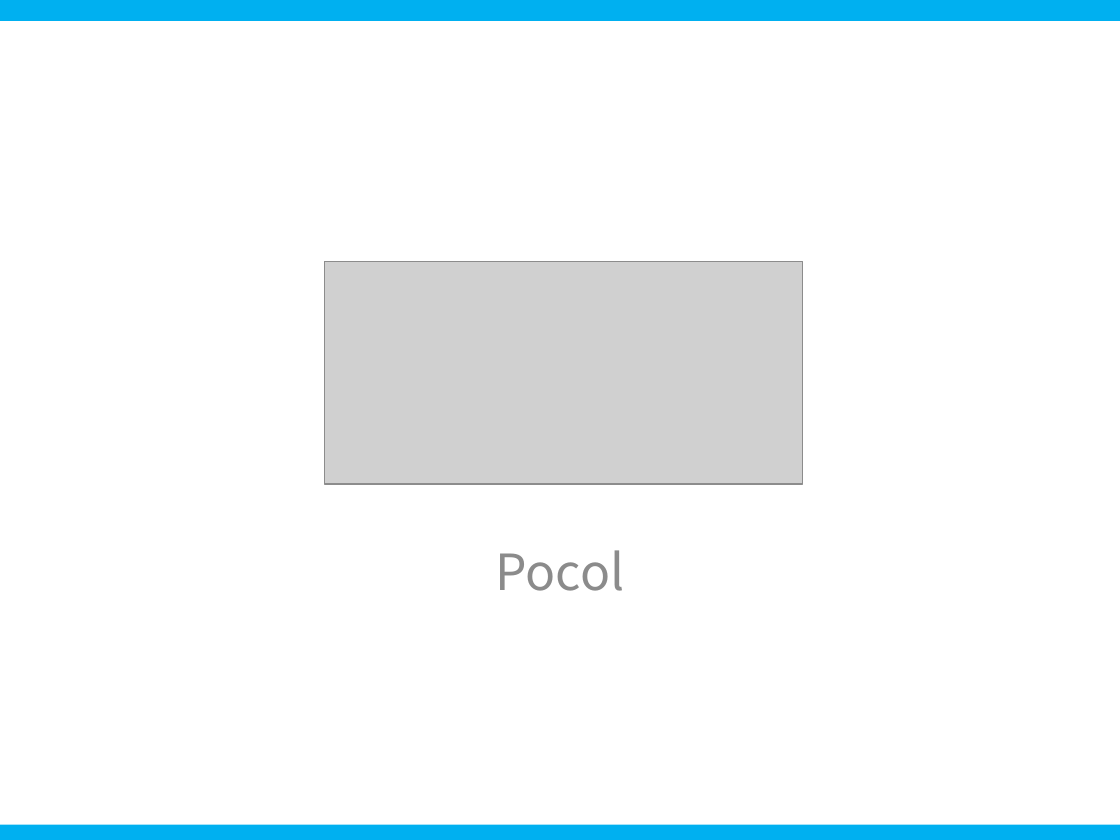
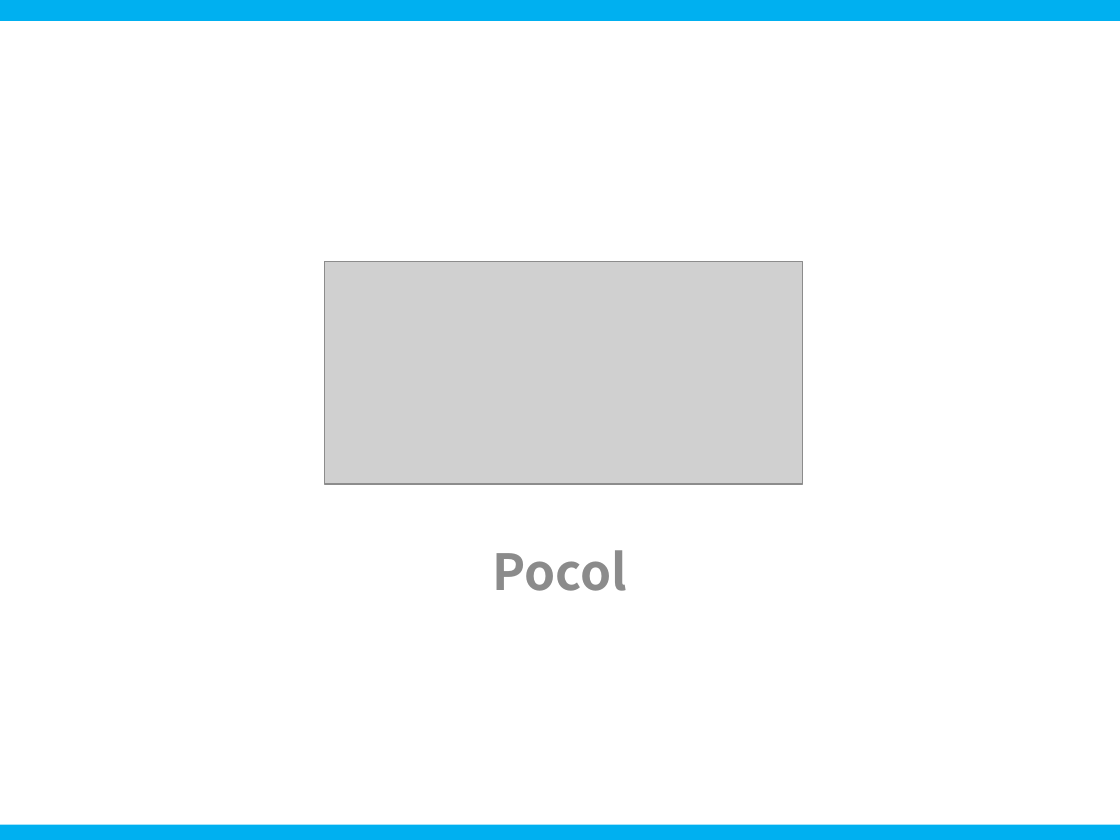
Before and after one commit to ProjectAsura/Salty, a slide deck: slide 1 of etc/salty.pptx. Drawn at 1120x840 pixels with LibreOffice and Linux fonts; fonts in the diff are those of the drawing; grey boxes stand for pictures; background and template pictures are left out. Boxes give left, top, right and bottom in pixels: in the first picture for what was removed or moved away, otherwise in the second. Text is boxed around its words. In the diff, an @@ line names an element or a change of style, - is before the commit and + after.

```diff
--- a/etc/salty.pptx
+++ b/etc/salty.pptx
@@ subtitle "Pocol" at [493, 550, 628, 591]: bold on @@
```
Also in this commit, not shown: 21 slides added, 8 other files.
